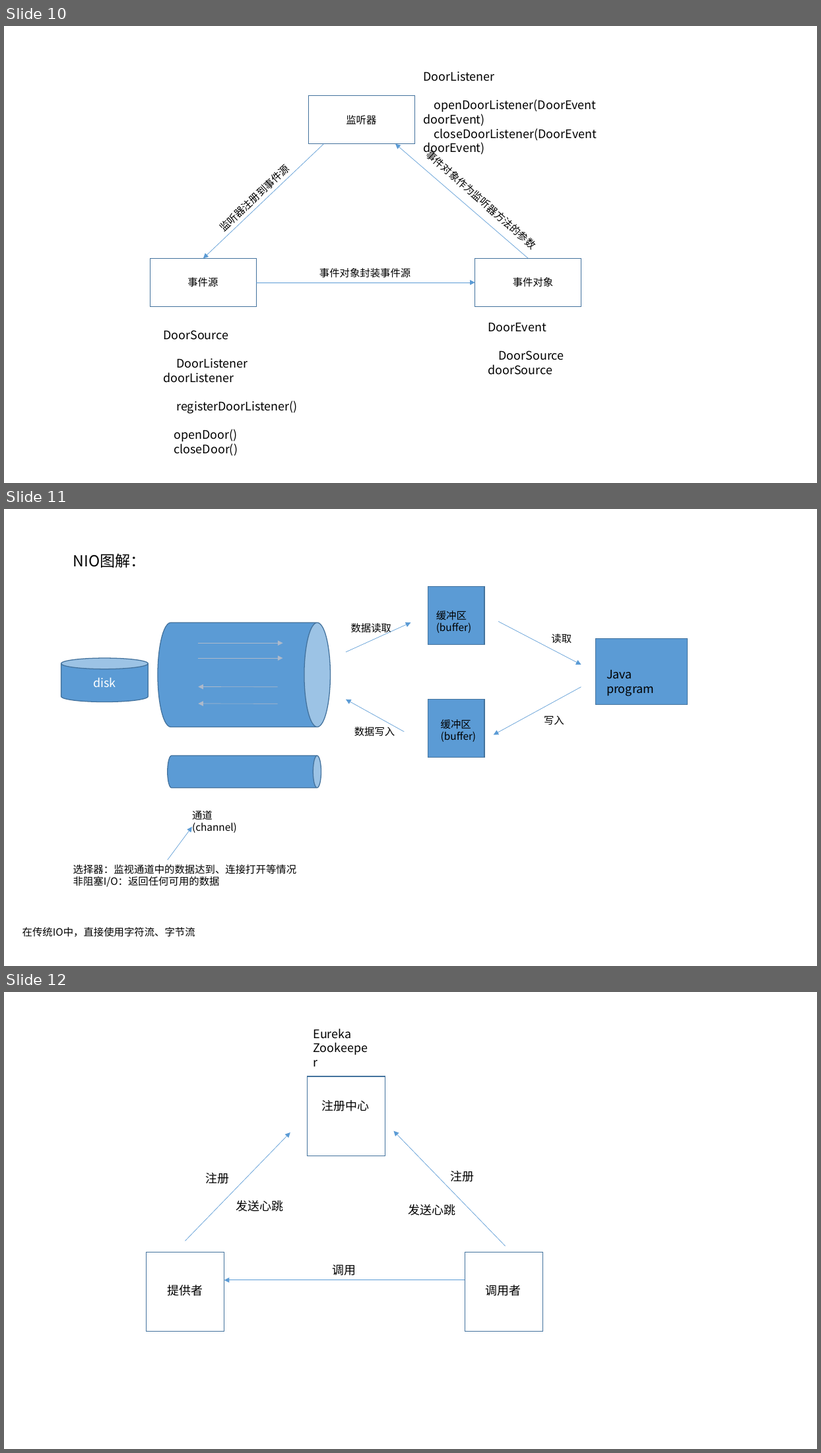
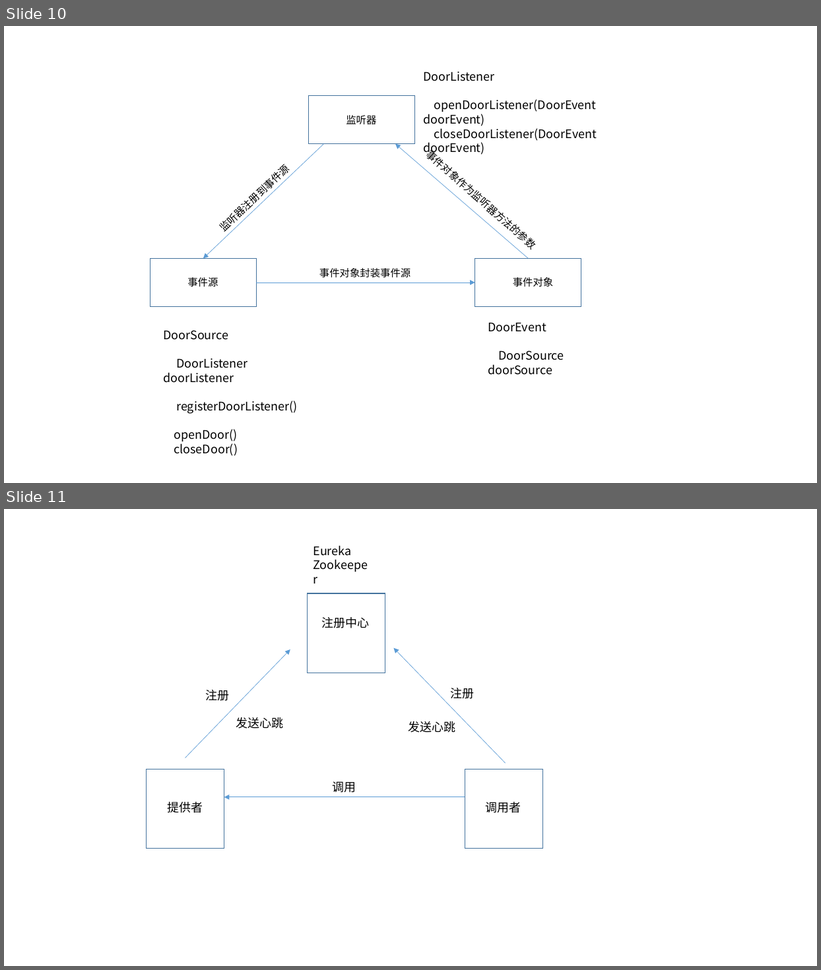
Before and after one commit to dengboyu/future, a slide deck: doc/doc.pptx. Shown one above the other, each under a label of ours: slides 10, 11 and 12 before the commit, slides 10 and 11 after it. The pictures are 821x1453 and 821x970 pixels, drawn with LibreOffice and Linux fonts; fonts in the diff are those of the drawing. Boxes give left, top, right and bottom in pixels: in the first picture for what was removed or moved away, otherwise in the second. Text is boxed around its words. In the diff, an @@ line names an element or a change of style, - is before the commit and + after.

```diff
--- a/doc/doc.pptx
+++ b/doc/doc.pptx
@@ slide 11 removed at box(4, 509, 817, 966), background #FFFFFF @@
@@ text removed at box(73, 553, 146, 568) @@
-NIO图解：
@@ rectangle removed at box(428, 586, 484, 644) @@
@@ cylinder removed at box(158, 623, 330, 727) @@
@@ arrow removed from (346, 652) to (411, 623) @@
@@ text removed at box(351, 623, 392, 635) @@
-数据读取
@@ text removed at box(436, 611, 471, 633) @@
-缓冲区(buffer)
@@ arrow removed from (499, 622) to (582, 665) @@
@@ arrow removed from (199, 643) to (283, 643) @@
@@ text removed at box(551, 634, 572, 643) @@
-读取
@@ rectangle removed at box(596, 639, 688, 706) @@
@@ cylinder removed at box(61, 658, 148, 702) @@
-disk
@@ arrow removed from (199, 658) to (283, 658) @@
@@ text removed at box(607, 670, 654, 696) @@
-Java program
@@ arrow removed from (278, 687) to (199, 687) @@
@@ arrow removed from (278, 704) to (199, 704) @@
@@ arrow removed from (404, 731) to (346, 699) @@
@@ rectangle removed at box(428, 699, 484, 757) @@
@@ arrow removed from (582, 687) to (494, 735) @@
@@ text removed at box(354, 725, 395, 736) @@
-数据写入
@@ text removed at box(441, 720, 476, 742) @@
-缓冲区(buffer)
@@ text removed at box(544, 716, 564, 725) @@
-写入
@@ cylinder removed at box(168, 756, 321, 788) @@
@@ text removed at box(192, 811, 237, 833) @@
-通道(channel)
@@ arrow removed from (168, 860) to (192, 827) @@
@@ text removed at box(73, 865, 296, 887) @@
-选择器：监视通道中的数据达到、连接打开等情况
-非阻塞I/O：返回任何可用的数据
@@ text removed at box(22, 927, 195, 937) @@
-在传统IO中，直接使用字符流、字节流
@@ what was slide 12 is now slide 11 @@
```
Also in this commit, not shown: 1 slide changed, 2 slides added, 1 other slide removed, 2 other files.
